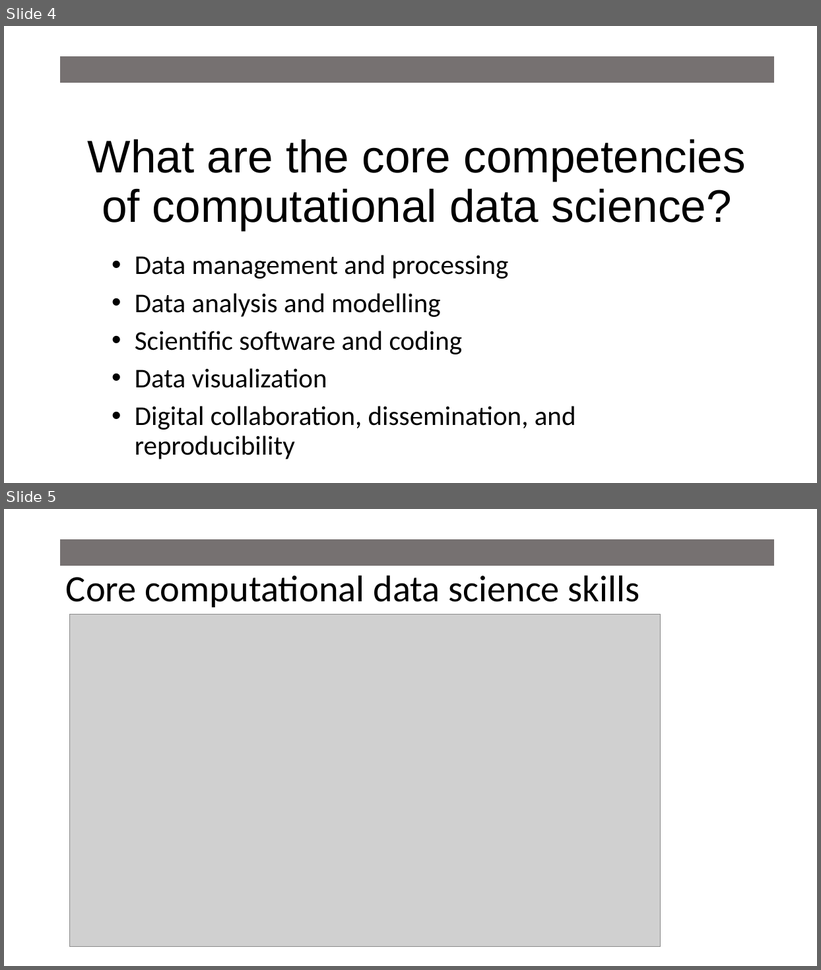
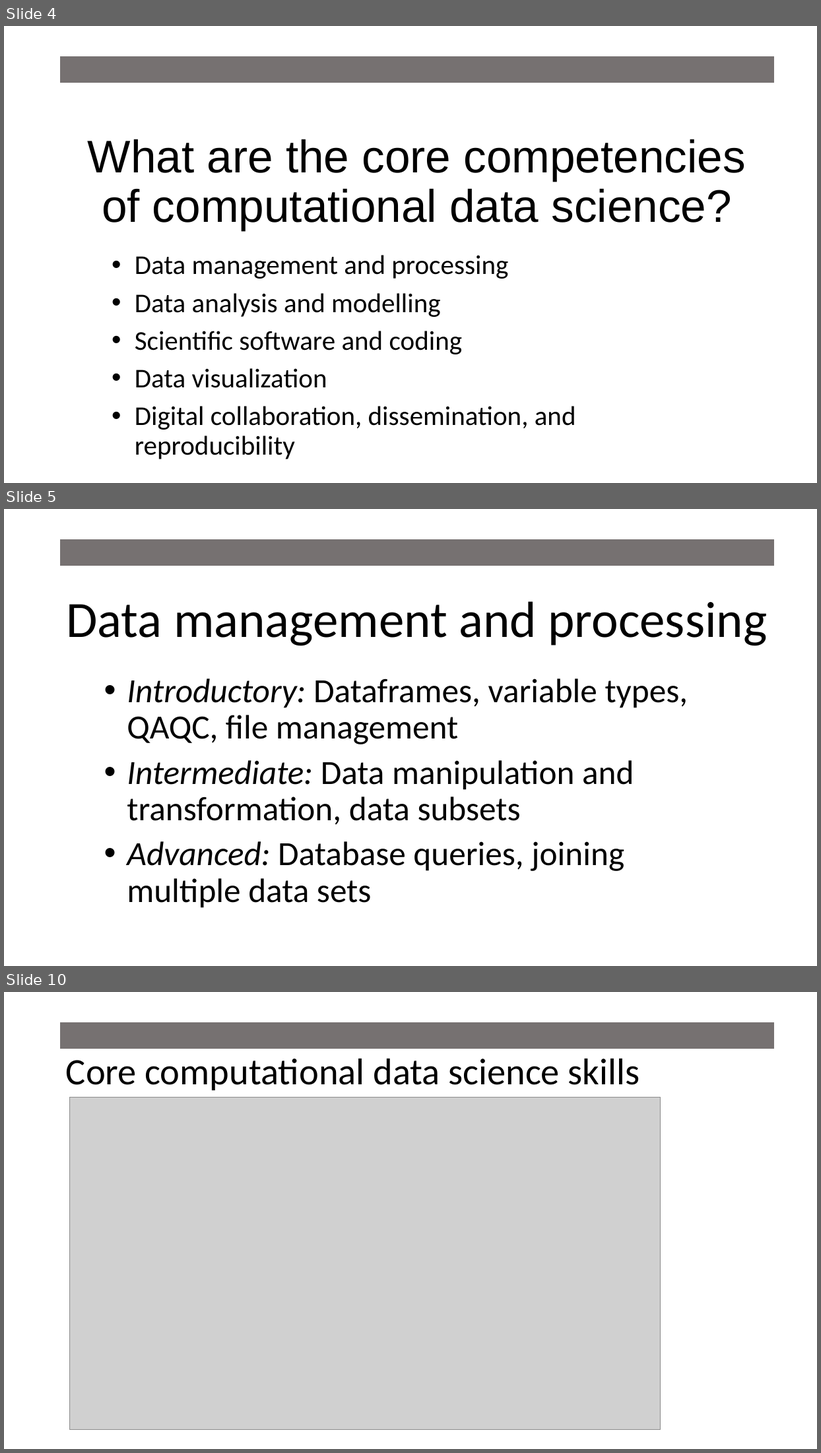
Before and after one commit to mlammens/ESA2019-BEDENet, a slide deck: docs/ESA2019DataScienceFundamentals.pptx. Shown one above the other, each under a label of ours: slides 4 and 5 before the commit, slides 4, 5 and 10 after it; the slides between them are not shown. The pictures are 821x970 and 821x1453 pixels, drawn with LibreOffice and Linux fonts; fonts in the diff are those of the drawing; grey boxes stand for pictures. Boxes give left, top, right and bottom in pixels: in the first picture for what was removed or moved away, otherwise in the second. Text is boxed around its words. In the diff, an @@ line names an element or a change of style, - is before the commit and + after.

Commit message:
added examples of data science skills

```diff
--- a/docs/ESA2019DataScienceFundamentals.pptx
+++ b/docs/ESA2019DataScienceFundamentals.pptx
@@ slide 5 added at <box>4,509,817,966</box>, background #FFFFFF @@
@@ rectangle added at <box>60,540,774,566</box>, fill #767171, outline #767171 1 pt @@
@@ title added at <box>66,601,767,646</box>, 60 pt, text #000000 @@
+Data management and processing
@@ subtitle added at <box>127,679,688,908</box>, 40 pt, text #000000 @@
+• Introductory: Dataframes, variable types, QAQC, file management
+• Intermediate: Data manipulation and transformation, data subsets
+• Advanced: Database queries, joining multiple data sets
@@ what was slide 5 is now slide 10 @@
```
Also in this commit, not shown: 4 other slides added.
